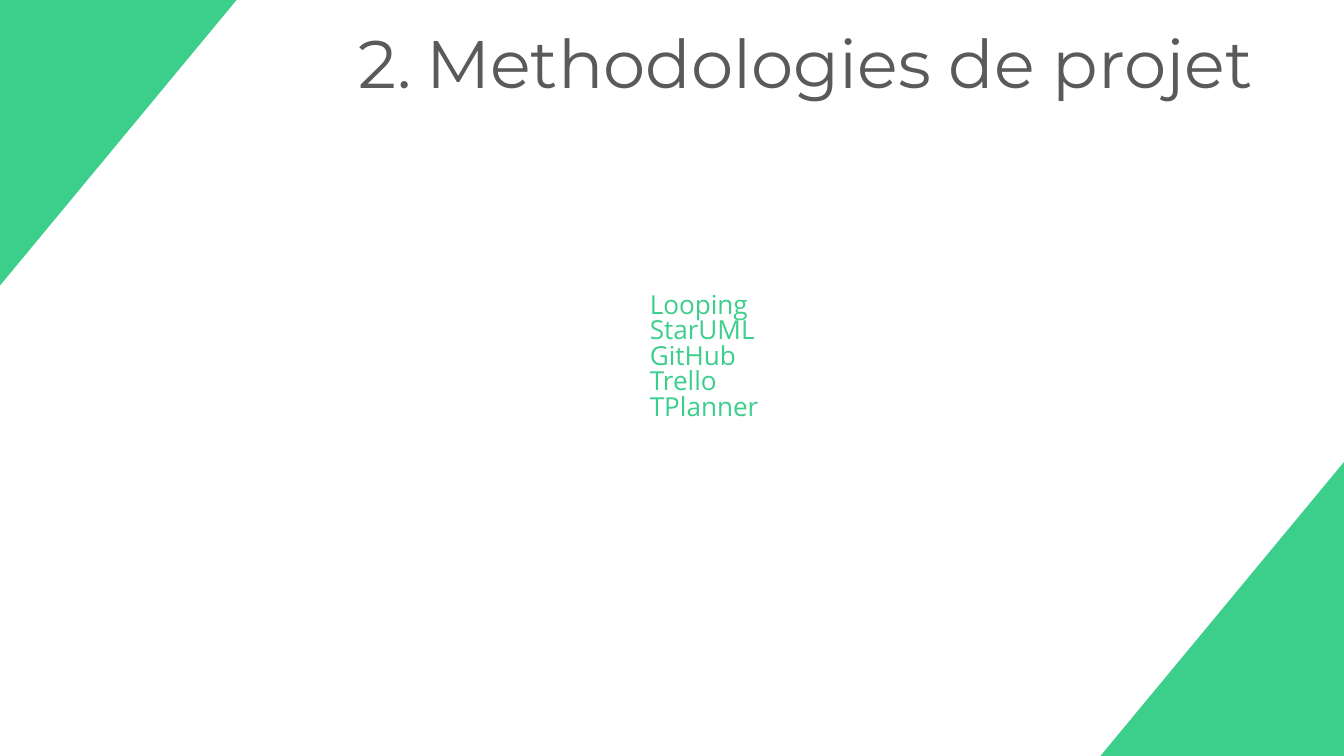
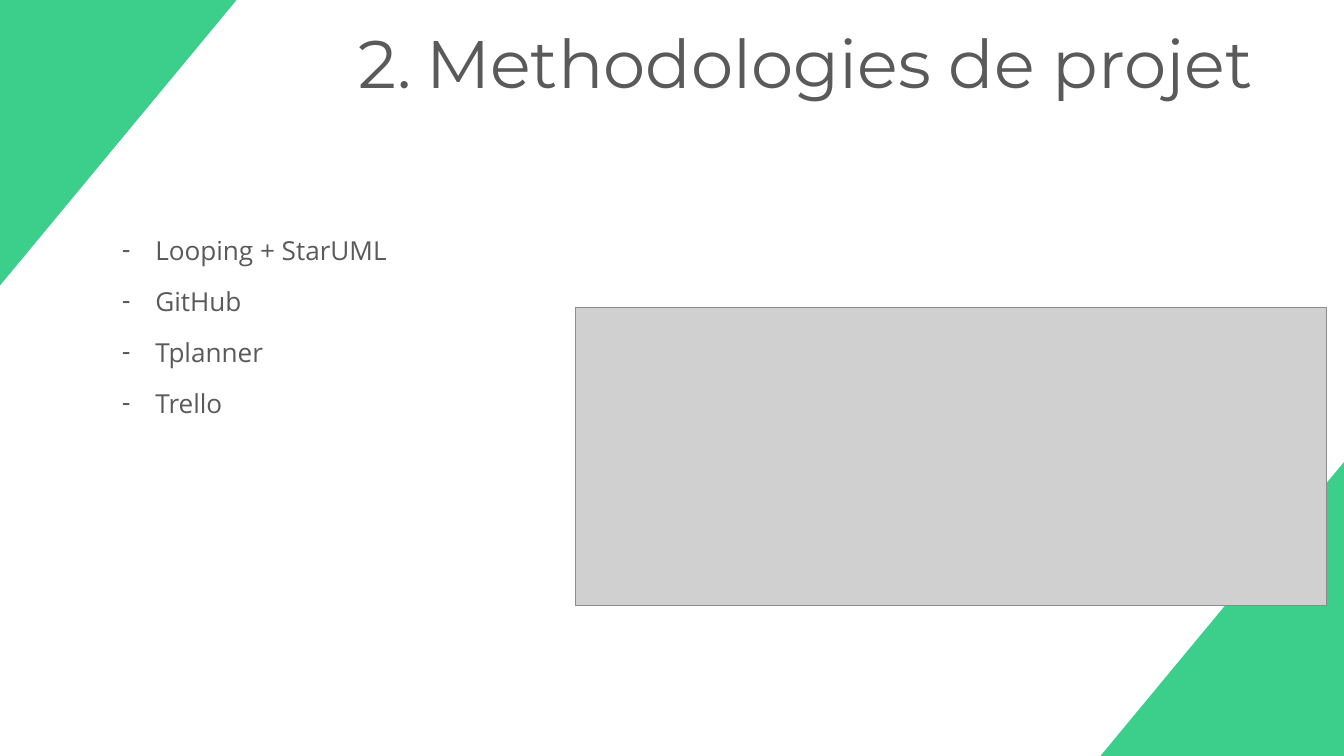
Before and after one commit to Kikuichimonji/Colorfull-CRM, a slide deck: slide 4 of ressources/colorfullcrm.pptx. Drawn at 1344x756 pixels with LibreOffice and Linux fonts; fonts in the diff are those of the drawing; grey boxes stand for pictures. Boxes give left, top, right and bottom in pixels: in the first picture for what was removed or moved away, otherwise in the second. Text is boxed around its words. In the diff, an @@ line names an element or a change of style, - is before the commit and + after.

```diff
--- a/ressources/colorfullcrm.pptx
+++ b/ressources/colorfullcrm.pptx
@@ text "Looping + StarUML": place and size @@
-text "Looping + StarUML" at [650,295,759,417]
+text "Looping + StarUML" at [155,241,387,413]
@@ text at [155,241,387,267]: text changed; text colour #3CCE8B to #5A5A5A @@
-Looping
-StarUML
+– Looping + StarUML
@@ text at [155,291,241,413]: text colour #3CCE8B to #5A5A5A in "GitHub", "Trello"; bullet none to - @@
@@ picture added at [575,308,1327,606] @@
@@ text at [155,342,263,369]: paragraph added @@
+– Tplanner
@@ text at [650,396,759,417]: paragraph removed @@
-TPlanner
```
Also in this commit, not shown: 6 other slides changed, 6 slides added, 15 slides removed, 6 other files.
